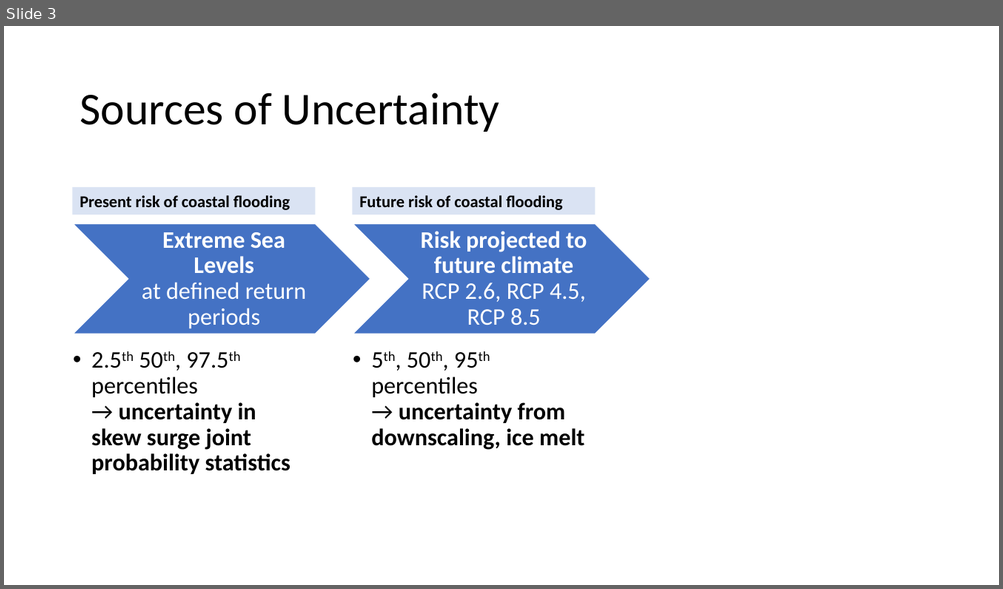
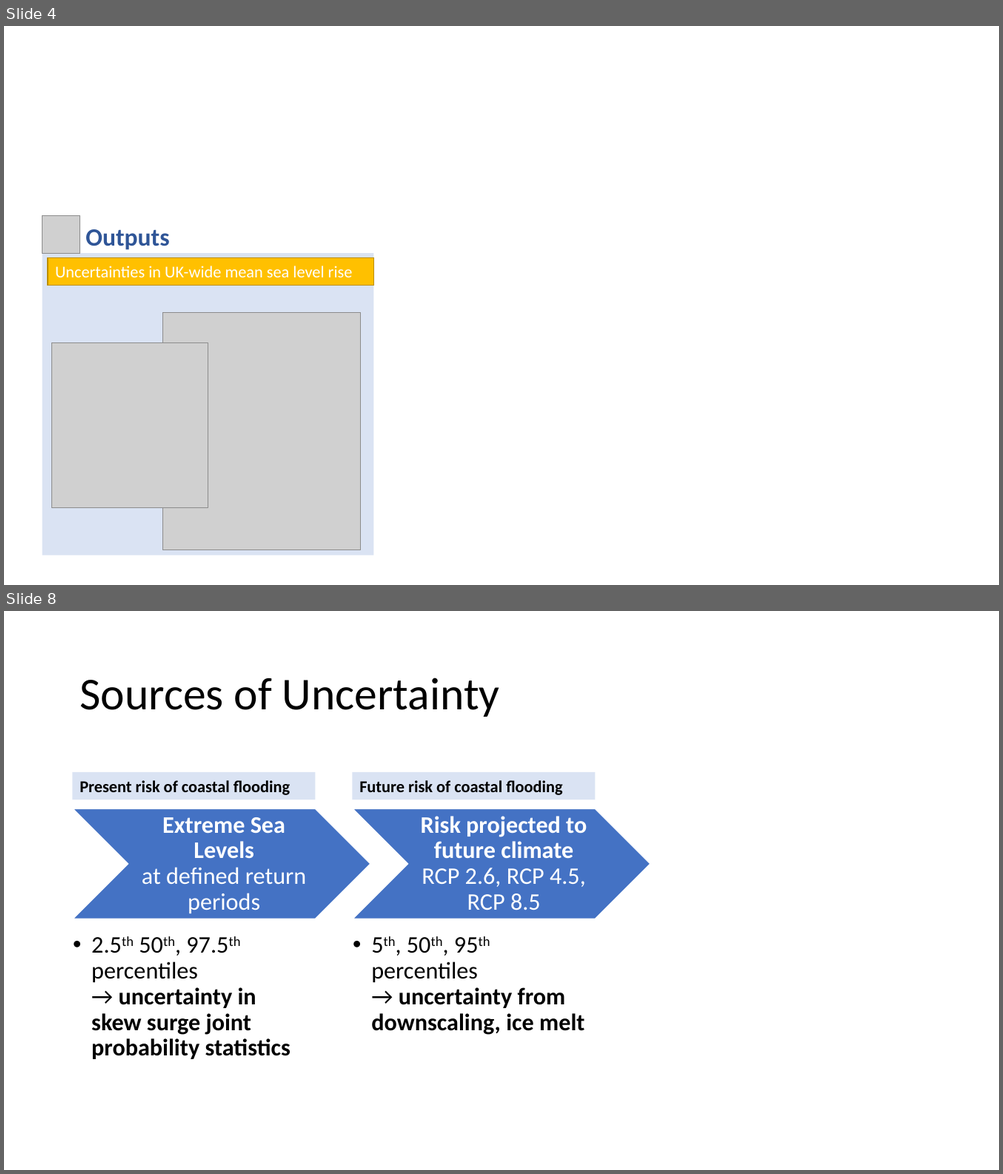
Before and after one commit to TPerkins94/UncertainSea, a slide deck: UncertainSea presentation 2021-03-17.pptx. Shown one above the other, each under a label of ours: slide 3 before the commit, slides 4 and 8 after it; the slides between them are not shown. The pictures are 1003x589 and 1003x1174 pixels, drawn with LibreOffice and Linux fonts; fonts in the diff are those of the drawing; grey boxes stand for pictures. Boxes give left, top, right and bottom in pixels: in the first picture for what was removed or moved away, otherwise in the second. Text is boxed around its words. In the diff, an @@ line names an element or a change of style, - is before the commit and + after.

```diff
--- a/UncertainSea presentation 2021-03-17.pptx
+++ b/UncertainSea presentation 2021-03-17.pptx
@@ slide 4 added at [4,26,999,585], background #FFFFFF @@
@@ picture added at [42,215,80,254] @@
@@ text added at [85,230,169,250], 24 pt, text #2F5597, bold @@
+Outputs
@@ rectangle added at [42,254,373,556], fill #DAE3F3 @@
@@ rectangle added at [48,258,374,286], fill #FFC000, outline #BD8E00 1 pt, 16 pt, text #FFFFFF @@
+Uncertainties in UK-wide mean sea level rise
@@ picture added at [163,312,361,551] @@
@@ picture added at [52,343,208,508] @@
@@ what was slide 3 is now slide 8 @@
```
Also in this commit, not shown: 1 slide changed, 7 other slides added, 1 slide removed.
